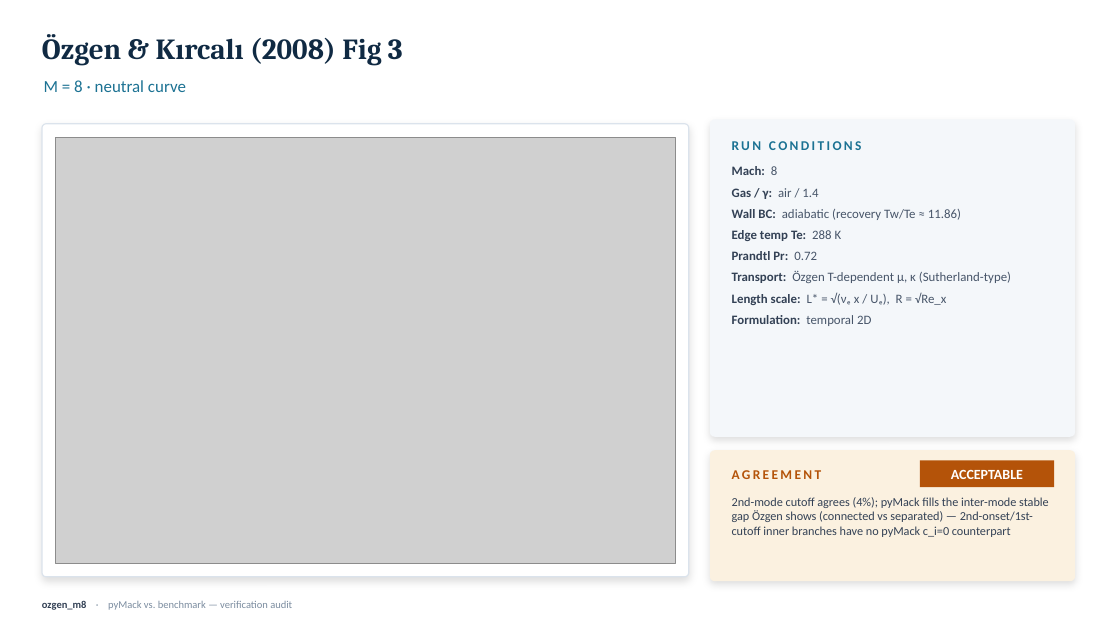
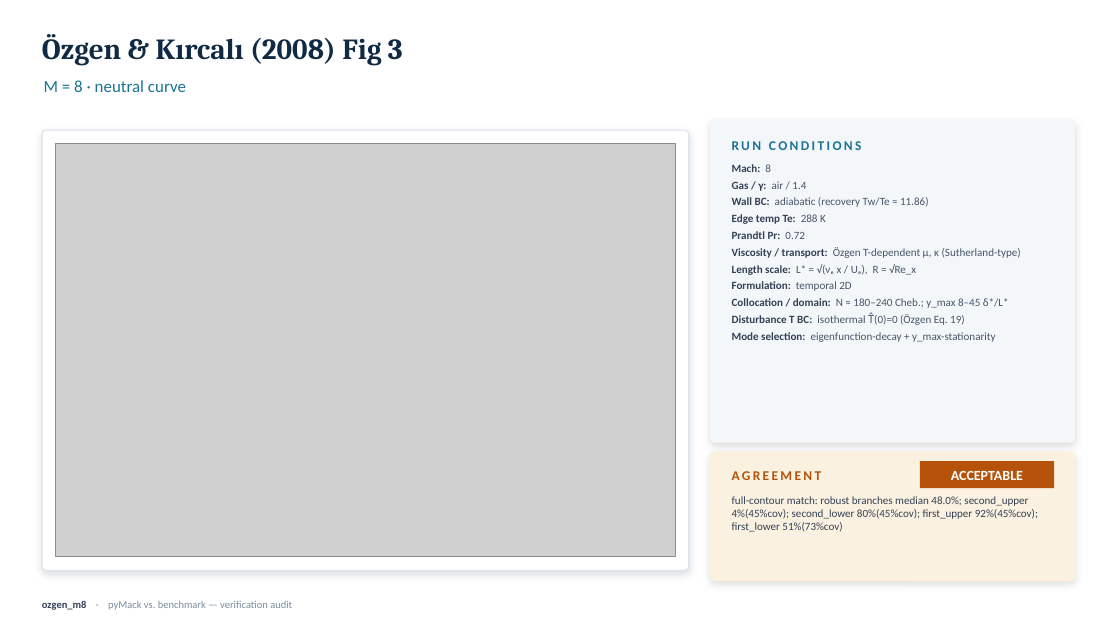
Before and after one commit to BARDAK1995/pyMack, a slide deck: slide 24 of verification/slides/pyMack_validation.pptx. Drawn at 1120x630 pixels with LibreOffice and Linux fonts; fonts in the diff are those of the drawing; grey boxes stand for pictures. Boxes give left, top, right and bottom in pixels: in the first picture for what was removed or moved away, otherwise in the second. Text is boxed around its words. In the diff, an @@ line names an element or a change of style, - is before the commit and + after.

Commit message:
verification: complete-curve overlays, OG-anchored cone, full-curve Ma&Zhong, LST params on deck
Özgen: re-extract the FULL c_i=0 neutral contour (marching squares, both modes incl. Phase-2 low-α onset extension) and re-judge by nearest-point match. M4 now AGREES on the complete two-lobe structure (2nd-mode 0%, 1st cutoff 2%, ~85% coverage); M6 acceptable (4 branches); M2/M3 acceptable (agree where resolvable, low-α onset CS-limited); M7/M8/M10 acceptable (2nd-mode cutoff 2-6% agrees, but pyMack connects the modes where Özgen separates them — documented inter-mode over-prediction, topology_ok=false).

Cone: re-anchored to the OG source — Sivasubramanian (2012) PhD thesis Fig. 5.1 (N≈9.5 at f≈210 kHz / F=1.071e-5), the linear regime of S&F 2015 JFM 768, cross-checked vs BAM6QT design review arXiv:2509.10411. Domain-matched N re-integration over the thesis x*-window: frequency 210 kHz EXACT; peak N 8.0-8.1 vs 9.5 (~15% short, bounded self-similar/Mangler deficit, documented). Replaces the prior loose N~7-8 / 220-280 kHz benchmark.

Ma & Zhong: upgraded from a 2-point check to a FULL neutral-curve comparison (Fig. 15, ω vs R). pyMack reproduces the entire 2nd-mode band to ~3-5% (F=2.2e-4 crosses at R~831/1033 vs §6 anchors 806/999.6); 1st-mode cutoff tracks, onset partial.

Slide deck: every case slide now lists the LST/solver parameters (viscosity model + value, 2nd-viscosity λ, collocation N, domain y_max, disturbance-T BC, mode-selection method); taller agreement card so metrics aren't clipped (QA-verified). Copyrighted thesis/figure renders gitignored.

```diff
--- a/verification/slides/pyMack_validation.pptx
+++ b/verification/slides/pyMack_validation.pptx
@@ rounded rectangle: place and size @@
-rounded rectangle at [710, 119, 1075, 437]
+rounded rectangle at [710, 119, 1075, 443]
@@ rounded rectangle at [42, 130, 689, 571]: proportions changed @@
@@ rounded rectangle: place and size @@
-rounded rectangle at [42, 124, 689, 576]
+rounded rectangle at [42, 130, 689, 571]
@@ picture: place and size @@
-picture at [55, 137, 676, 563]
+picture at [55, 144, 676, 557]
@@ text at [732, 164, 929, 291]: size 11 to 9.5 pt in "Mach: 8", "Gas / γ: air / 1.4", "Wall BC: adiabatic (recovery Tw/Te ≈ 11.86)", "Edge temp Te: 288 K" and 3 more places; less space between paragraphs @@
@@ text at [732, 247, 1021, 258]: text changed; size 11 to 9.5 pt @@
-Transport: Özgen T-dependent μ, κ (Sutherland-type)
+Viscosity / transport: Özgen T-dependent μ, κ (Sutherland-type)
@@ text at [732, 298, 1009, 342]: paragraphs added @@
+Collocation / domain: N ≈ 180–240 Cheb.; y_max 8–45 δ*/L*
+Disturbance T BC: isothermal T̂(0)=0 (Özgen Eq. 19)
+Mode selection: eigenfunction-decay + y_max-stationarity
@@ rounded rectangle at [710, 451, 1075, 581]: proportions changed @@
@@ text at [732, 496, 1038, 532]: text changed; size 10.5 to 9.5 pt @@
-2nd-mode cutoff agrees (4%); pyMack fills the inter-mode stable gap Özgen shows (connected vs separated) — 2nd-onset/1st-cutoff inner branches have no pyMack c_i=0 counterpart
+full-contour match: robust branches median 48.0%; second_upper 4%(45%cov); second_lower 80%(45%cov); first_upper 92%(45%cov); first_lower 51%(73%cov)
```
Also in this commit, not shown: 19 other slides changed, 37 other files.
